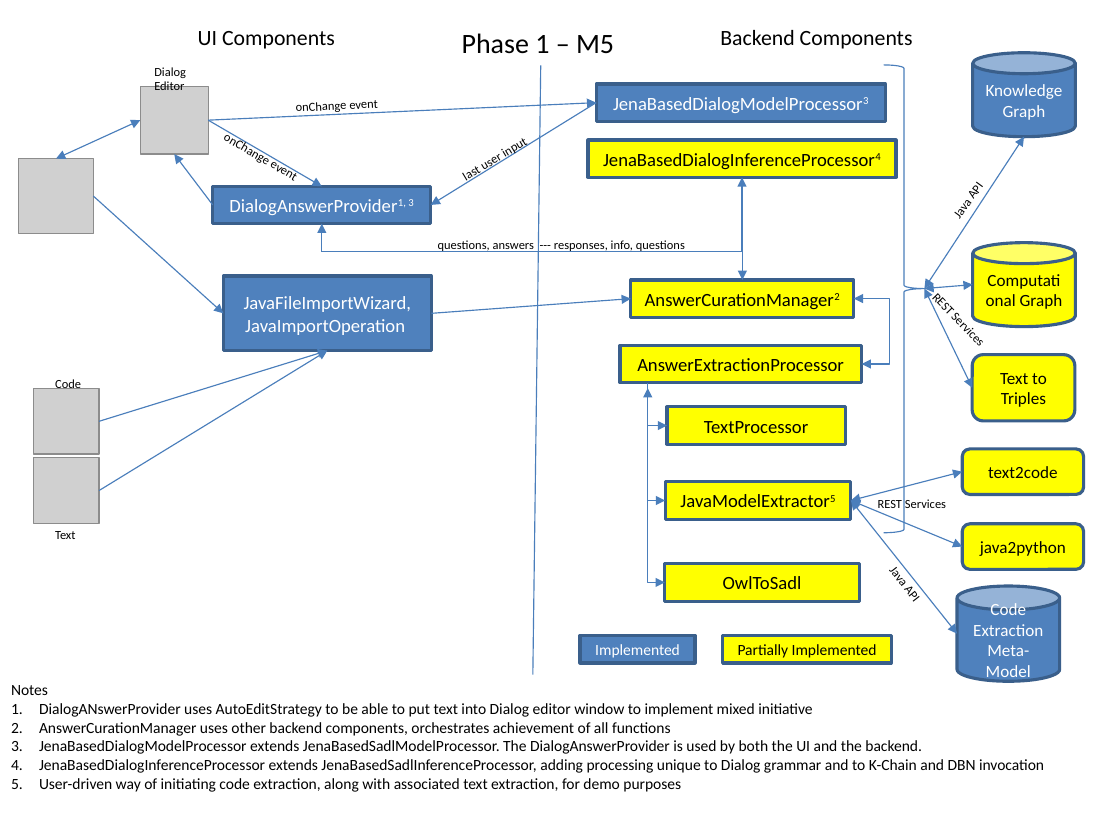
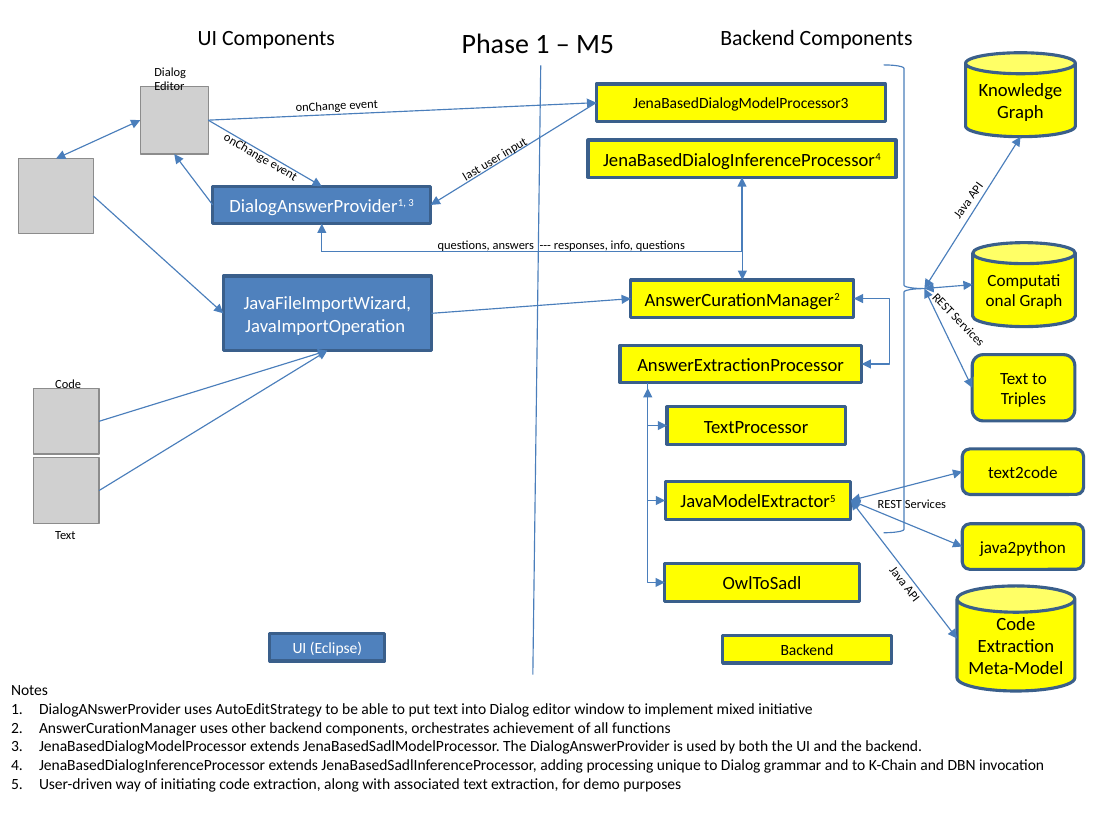
Before and after one commit to GEGlobalResearch/DARPA-ASKE-TA1, a slide deck: slide 1 of SupportingFiles/ArchitectureM5.pptx. Drawn at 1120x840 pixels with LibreOffice and Linux fonts; fonts in the diff are those of the drawing; grey boxes stand for pictures. Boxes give left, top, right and bottom in pixels: in the first picture for what was removed or moved away, otherwise in the second. Text is boxed around its words. In the diff, an @@ line names an element or a change of style, - is before the commit and + after.

```diff
--- a/SupportingFiles/ArchitectureM5.pptx
+++ b/SupportingFiles/ArchitectureM5.pptx
@@ cylinder "Knowledge Graph": place and size @@
-cylinder "Knowledge Graph" at [972, 53, 1075, 137]
+cylinder "Knowledge Graph" at [965, 53, 1075, 137]
@@ cylinder "Knowledge Graph" at [965, 53, 1075, 137]: size 11 to 12 pt, text colour #FFFFFF to #000000; fill #4F81BD to #FFFF00 @@
@@ rectangle "JenaBasedDialogModelProcessor3" at [596, 84, 885, 121]: size 12 to 10 pt, text colour #FFFFFF to #000000; now on the baseline in "JenaBasedDialogModelProcessor3"; fill #4F81BD to #FFFF00 @@
@@ double arrow moved from (924, 289) - (1024, 137) to (924, 289) - (1020, 137) @@
@@ double arrow moved from (851, 501) - (958, 634) to (851, 501) - (958, 638) @@
@@ cylinder "Code Extraction Meta-Model" at [958, 586, 1075, 691]: size 11 to 12 pt, text colour #FFFFFF to #000000; fill #4F81BD to #FFFF00 @@
@@ cylinder "Code Extraction Meta-Model": place and size @@
-cylinder "Code Extraction Meta-Model" at [958, 586, 1061, 681]
+cylinder "Code Extraction Meta-Model" at [958, 586, 1075, 691]
@@ rectangle added at [270, 634, 385, 662], fill #4F81BD, outline #3A5F8C 2 pt, 10 pt, text #FFFFFF @@
+UI (Eclipse)
@@ rectangle removed at [580, 635, 696, 663] @@
-Implemented
@@ text in rectangle at [781, 644, 834, 655]: text changed @@
-Partially Implemented
+Backend
```
Also in this commit, not shown: 1 other file.
